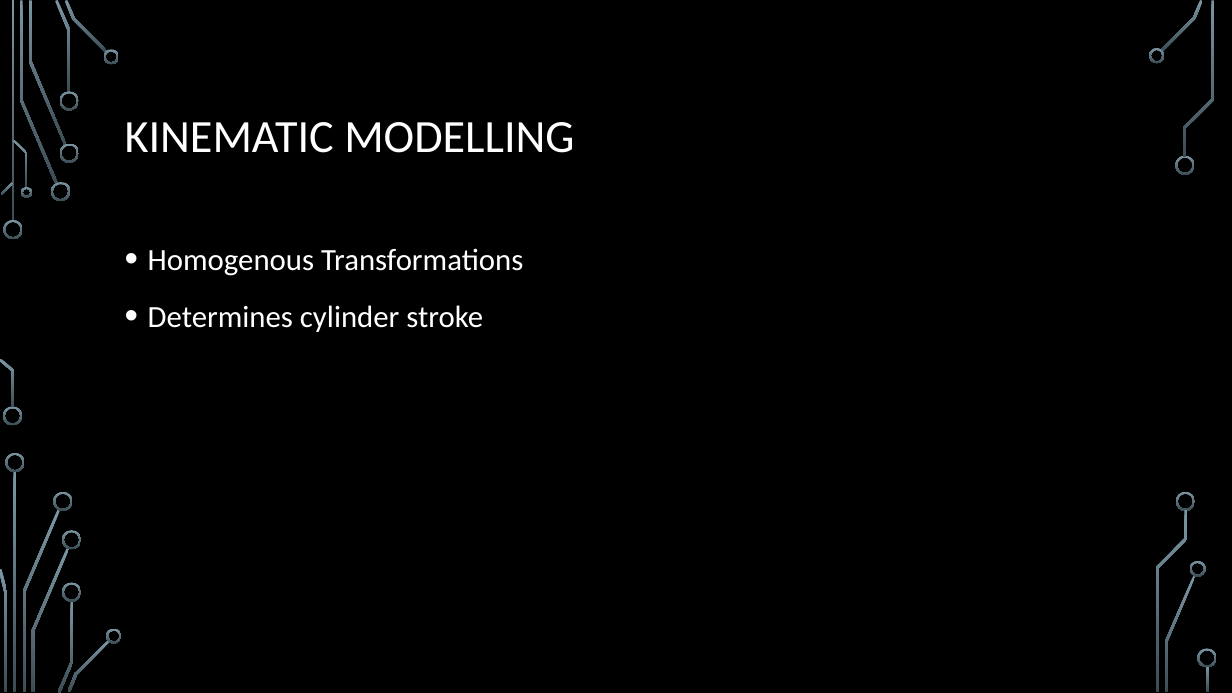
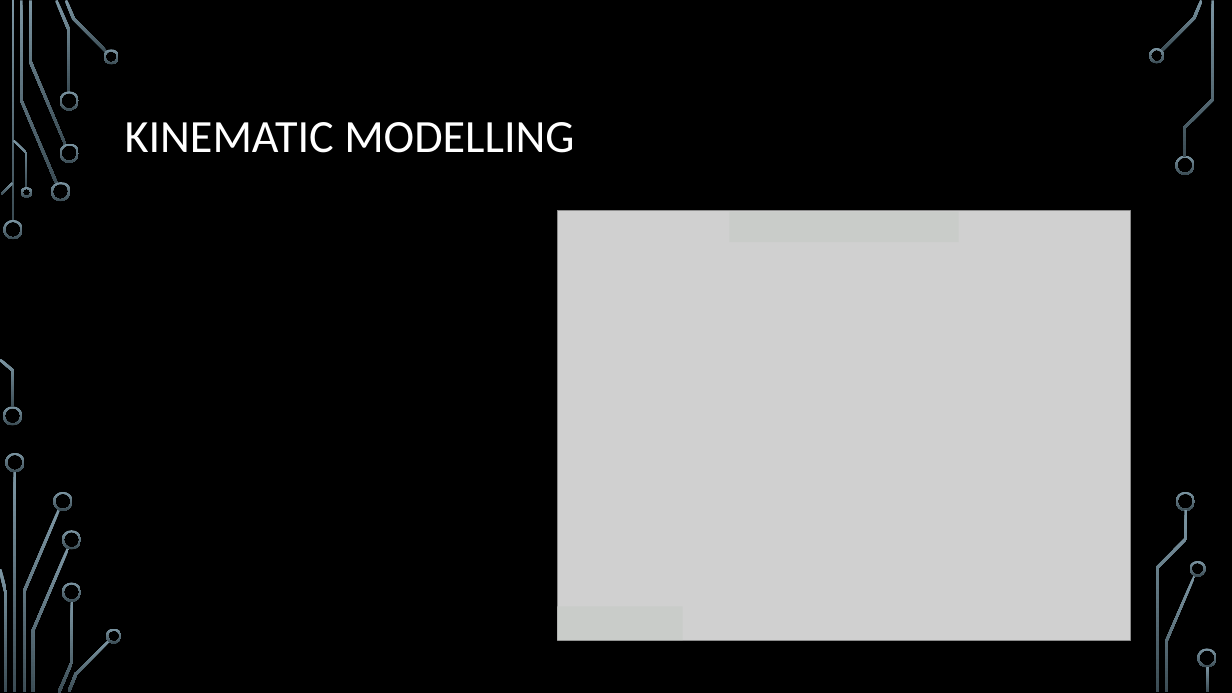
Before and after one commit to Logiant/AgileRoboticControls, a slide deck: slide 8 of Documentation/Presentation/Design Powerpoint.pptx. Drawn at 1232x693 pixels with LibreOffice and Linux fonts; fonts in the diff are those of the drawing; grey boxes stand for pictures; background and template pictures are left out. Boxes give left, top, right and bottom in pixels: in the first picture for what was removed or moved away, otherwise in the second. Text is boxed around its words. In the diff, an @@ line names an element or a change of style, - is before the commit and + after.

```diff
--- a/Documentation/Presentation/Design Powerpoint.pptx
+++ b/Documentation/Presentation/Design Powerpoint.pptx
@@ picture added at (557, 211, 1130, 640) @@
@@ rectangle added at (729, 212, 958, 242), fill #C9CCC9 @@
@@ text removed at (148, 248, 523, 332) @@
-• Homogenous Transformations
-• Determines cylinder stroke
@@ rectangle added at (557, 606, 683, 640), fill #C9CCC9 @@
```
Also in this commit, not shown: 1 other slide changed, 1 other file.
